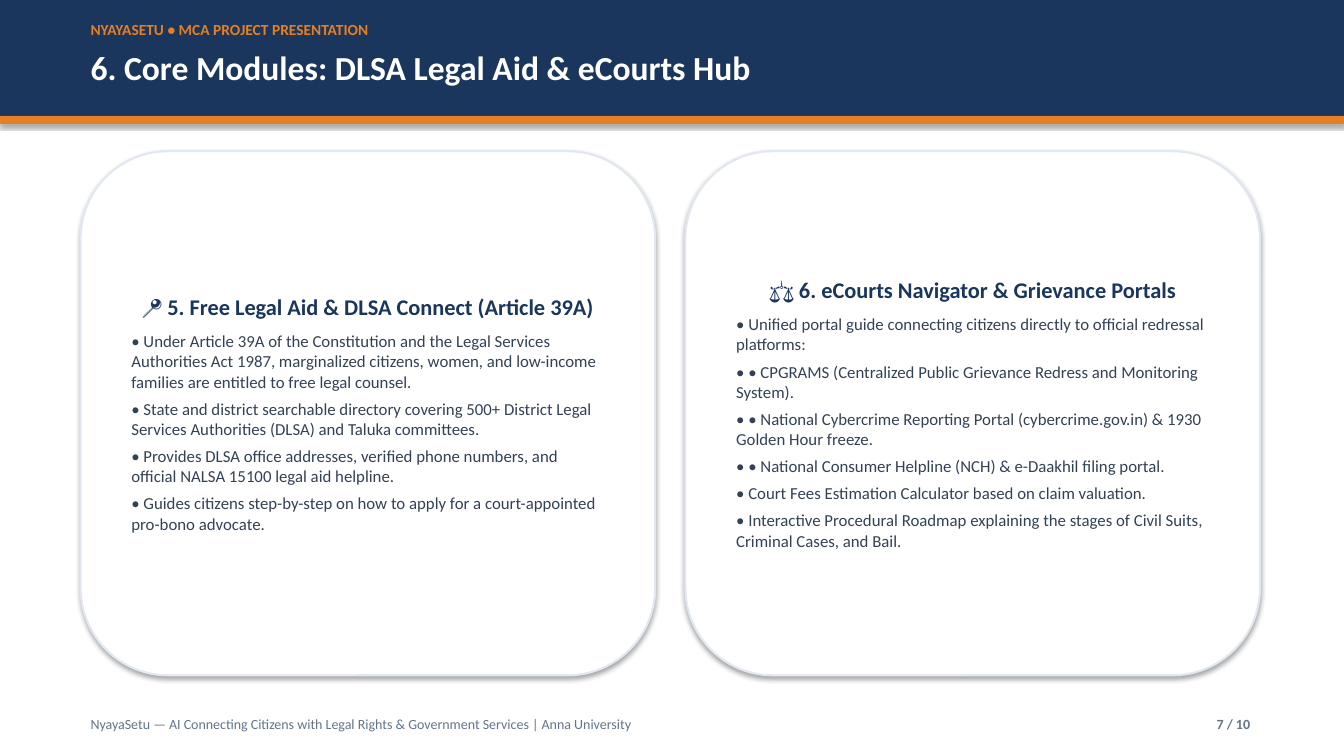
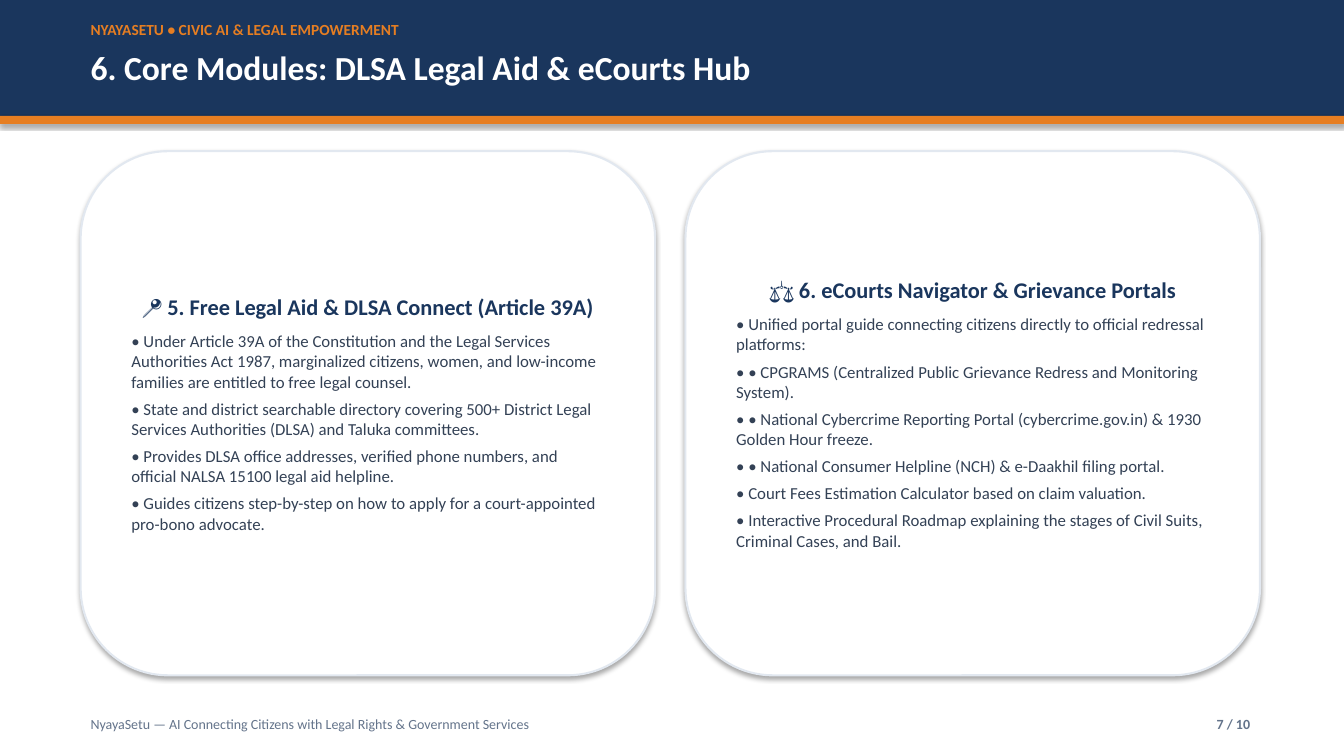
Before and after one commit to my-project-anna-university/naya-setu-ai, a slide deck: slide 7 of NyayaSetu_Presentation.pptx. Drawn at 1344x756 pixels with LibreOffice and Linux fonts; fonts in the diff are those of the drawing. Boxes give left, top, right and bottom in pixels: in the first picture for what was removed or moved away, otherwise in the second. Text is boxed around its words. In the diff, an @@ line names an element or a change of style, - is before the commit and + after.

Commit message:
docs(presentation): update PPTX and PDF to focus strictly on project name and description

```diff
--- a/NyayaSetu_Presentation.pptx
+++ b/NyayaSetu_Presentation.pptx
@@ text at [91,25,399,35]: text changed @@
-NYAYASETU • MCA PROJECT PRESENTATION
+NYAYASETU • CIVIC AI & LEGAL EMPOWERMENT
@@ text at [91,719,529,732]: text changed @@
-NyayaSetu — AI Connecting Citizens with Legal Rights & Government Services | Anna University
+NyayaSetu — AI Connecting Citizens with Legal Rights & Government Services
```
Also in this commit, not shown: 8 other slides changed, 1 slide added, 1 slide removed, 1 other file.
